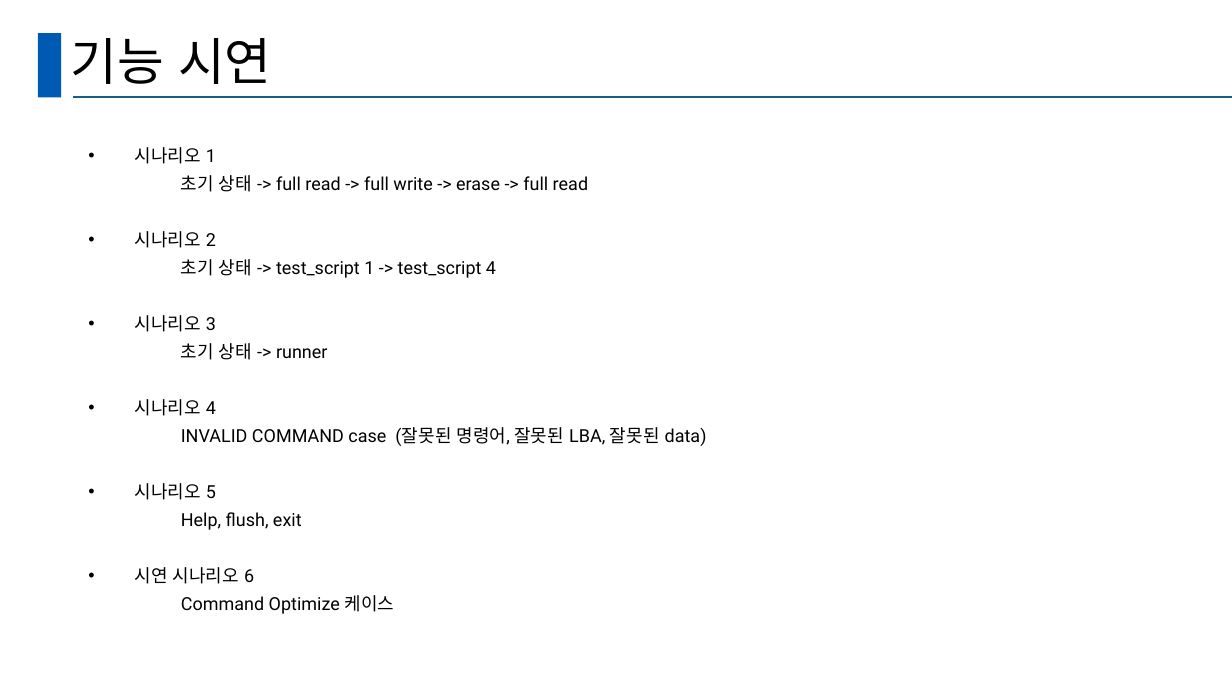
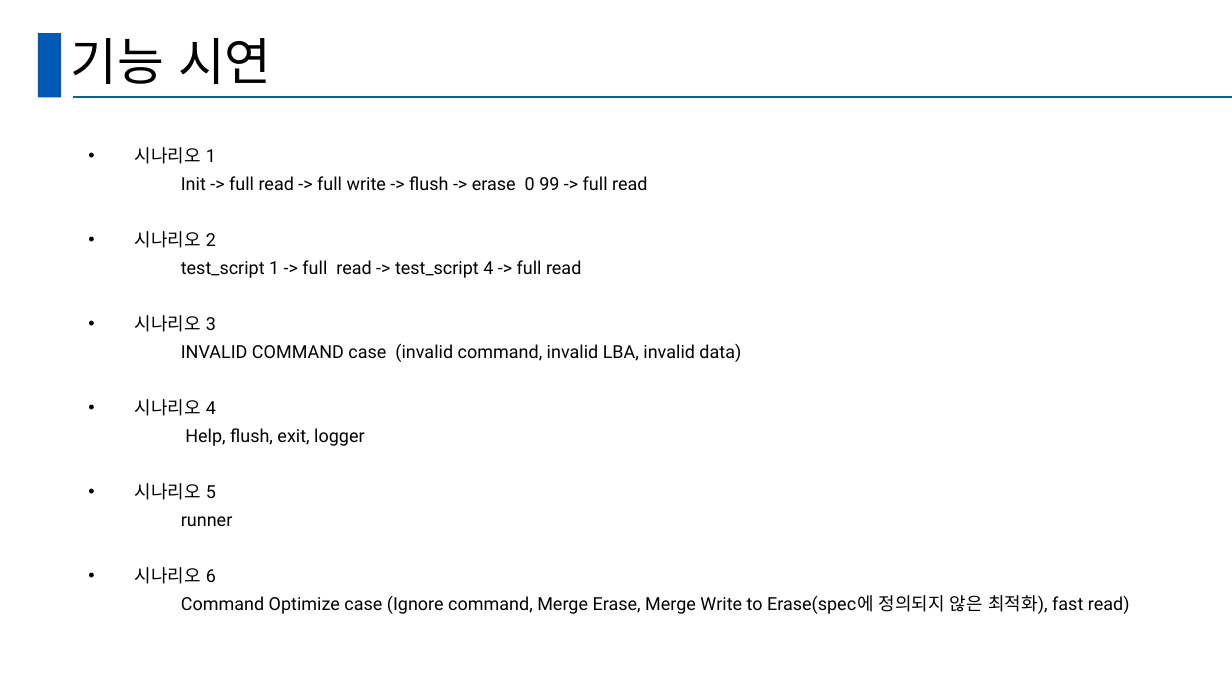
Before and after one commit to KKimC/SSD_project_Team_B, a slide deck: slide 24 of B긴어게인_codereviewagent_과제_최종4.pptx. Drawn at 1232x693 pixels with LibreOffice and Linux fonts; fonts in the diff are those of the drawing. Boxes give left, top, right and bottom in pixels: in the first picture for what was removed or moved away, otherwise in the second. Text is boxed around its words. In the diff, an @@ line names an element or a change of style, - is before the commit and + after.

```diff
--- a/B긴어게인_codereviewagent_과제_최종4.pptx
+++ b/B긴어게인_codereviewagent_과제_최종4.pptx
@@ text at (x1=181, y1=176, x2=647, y2=190): text changed @@
-초기 상태 -> full read -> full write -> erase -> full read
+Init -> full read -> full write -> flush -> erase 0 99 -> full read
@@ text at (x1=181, y1=260, x2=581, y2=278): text changed @@
-초기 상태 -> test_script 1 -> test_script 4
+test_script 1 -> full read -> test_script 4 -> full read
@@ text at (x1=181, y1=344, x2=741, y2=362): text changed @@
-초기 상태 -> runner
+INVALID COMMAND case (invalid command, invalid LBA, invalid data)
@@ text at (x1=185, y1=428, x2=364, y2=446): text changed @@
-INVALID COMMAND case (잘못된 명령어, 잘못된 LBA, 잘못된 data)
+Help, flush, exit, logger
@@ text at (x1=135, y1=516, x2=1130, y2=614): text changed @@
-Help, flush, exit
-• 시연 시나리오 6
-Command Optimize 케이스
+runner
+• 시나리오 6
+Command Optimize case (Ignore command, Merge Erase, Merge Write to Erase(spec에 정의되지 않은 최적화), fast read)
```
Also in this commit, not shown: 1 other slide changed.
